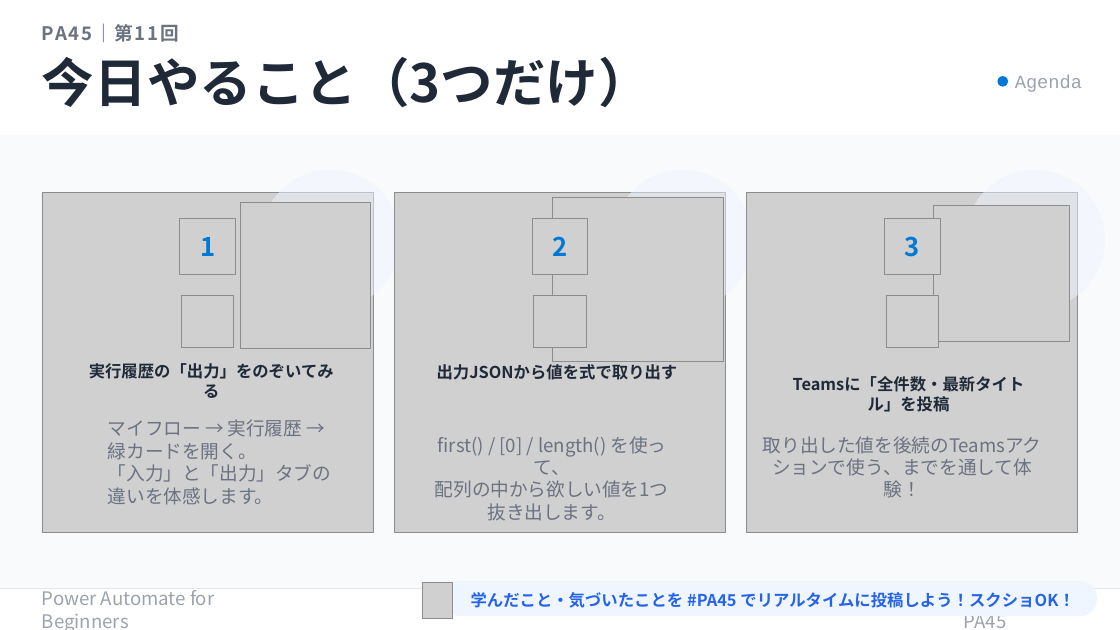
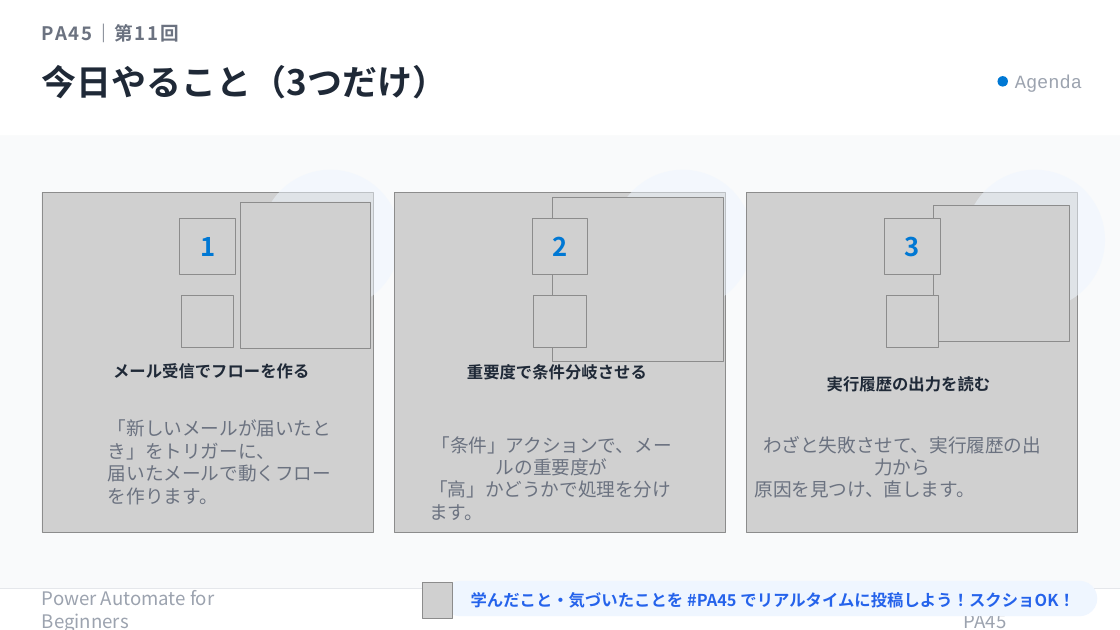
Before and after one commit to Haru-PowerPlatform/pa45, a slide deck: slide 7 of assets/pa45/P011_PA45_RunHistory_20260521.pptx. Drawn at 1120x630 pixels with LibreOffice and Linux fonts; fonts in the diff are those of the drawing; grey boxes stand for pictures. Boxes give left, top, right and bottom in pixels: in the first picture for what was removed or moved away, otherwise in the second. Text is boxed around its words. In the diff, an @@ line names an element or a change of style, - is before the commit and + after.

```diff
--- a/assets/pa45/P011_PA45_RunHistory_20260521.pptx
+++ b/assets/pa45/P011_PA45_RunHistory_20260521.pptx
@@ text "今日やること（3つだけ）" at <box>42,65,448,99</box>: size 45 to 30 pt @@
@@ text at <box>113,363,309,379</box>: text changed @@
-実行履歴の「出力」をのぞいてみる
+メール受信でフローを作る
@@ text at <box>467,361,647,380</box>: text changed @@
-出力JSONから値を式で取り出す
+重要度で条件分岐させる
@@ text at <box>827,376,991,392</box>: text changed @@
-Teamsに「全件数・最新タイトル」を投稿
+実行履歴の出力を読む
@@ text at <box>108,419,331,505</box>: text changed @@
-マイフロー → 実行履歴 → 緑カードを開く。
-「入力」と「出力」タブの違いを体感します。
+「新しいメールが届いたとき」をトリガーに、
+届いたメールで動くフローを作ります。
@@ text at <box>429,436,672,520</box>: text changed @@
-first() / [0] / length() を使って、
-配列の中から欲しい値を1つ抜き出します。
+「条件」アクションで、メールの重要度が
+「高」かどうかで処理を分けます。
@@ text at <box>754,436,1041,498</box>: text changed @@
-取り出した値を後続のTeamsアクションで使う、までを通して体験！
+わざと失敗させて、実行履歴の出力から
+原因を見つけ、直します。
```
Also in this commit, not shown: 15 other slides changed, 1 other file.
